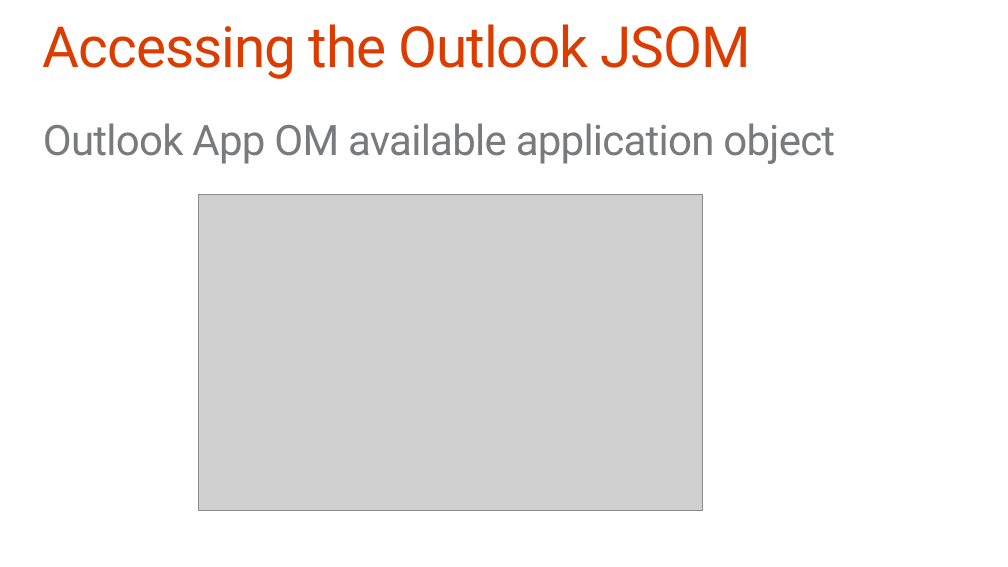
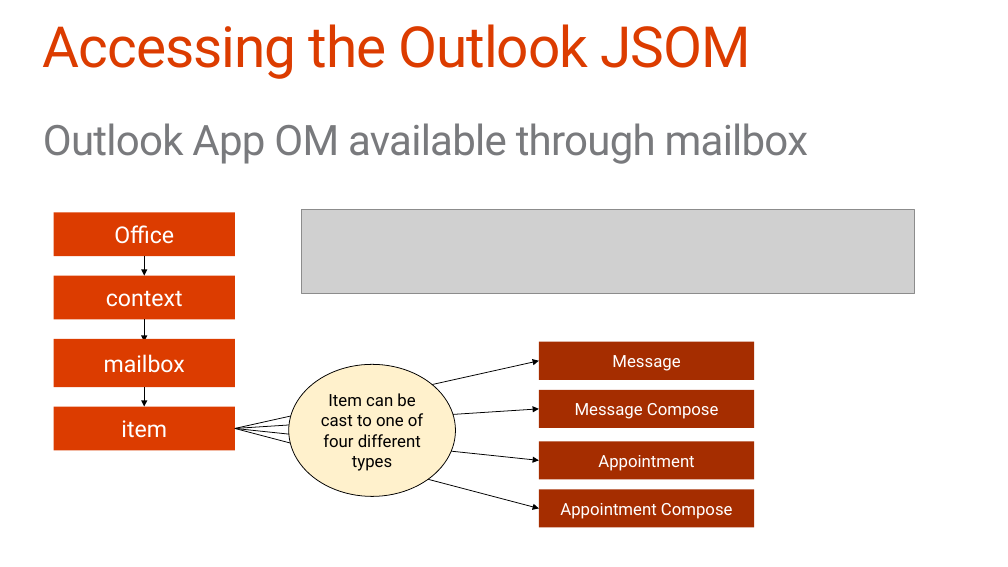
Before and after one commit to OfficeDev/TrainingContent, a slide deck: slide 22 of O3652-1 Deep Dive Apps for Office in Outlook/O3652-1 Deep Dive into Apps for Office in Outlook.pptx. Drawn at 1008x567 pixels with LibreOffice and Linux fonts; fonts in the diff are those of the drawing; grey boxes stand for pictures; background and template pictures are left out. Boxes give left, top, right and bottom in pixels: in the first picture for what was removed or moved away, otherwise in the second. Text is boxed around its words. In the diff, an @@ line names an element or a change of style, - is before the commit and + after.

Commit message:
O3652-1 deck

```diff
--- a/O3652-1 Deep Dive Apps for Office in Outlook/O3652-1 Deep Dive into Apps for Office in Outlook.pptx
+++ b/O3652-1 Deep Dive Apps for Office in Outlook/O3652-1 Deep Dive into Apps for Office in Outlook.pptx
@@ text at box(43, 123, 808, 164): text changed @@
-Outlook App OM available application object
+Outlook App OM available through mailbox
@@ picture removed at box(198, 194, 702, 510) @@
@@ picture added at box(302, 209, 914, 293) @@
@@ rectangle added at box(54, 212, 235, 256), fill #DC3C00, 22 pt, text #FFFFFF @@
+Office
@@ arrow added from (144, 256) to (144, 276), #000000 0.75 pt @@
@@ rectangle added at box(54, 276, 235, 320), fill #DC3C00, 22 pt, text #FFFFFF @@
+context
@@ arrow added from (144, 320) to (144, 342), #000000 0.75 pt @@
@@ rectangle added at box(54, 339, 235, 387), fill #DC3C00, 22 pt, text #FFFFFF @@
+mailbox
@@ rectangle added at box(539, 342, 755, 380), fill #A52D00, 16 pt, text #FFFFFF @@
+Message
@@ arrow added from (144, 387) to (144, 407), #000000 0.75 pt @@
@@ arrow added from (235, 429) to (539, 361), #000000 0.75 pt @@
@@ ellipse added at box(289, 364, 456, 497), fill #FFF1CC, outline #000000 0.75 pt, 16 pt, text #000000 @@
+Item can be cast to one of four different types
@@ rectangle added at box(54, 407, 235, 451), fill #DC3C00, 22 pt, text #FFFFFF @@
+item
@@ arrow added from (235, 429) to (539, 409), #000000 0.75 pt @@
@@ rectangle added at box(539, 390, 755, 428), fill #A52D00, 16 pt, text #FFFFFF @@
+Message Compose
@@ arrow added from (235, 429) to (539, 461), #000000 0.75 pt @@
@@ arrow added from (235, 429) to (539, 509), #000000 0.75 pt @@
@@ rectangle added at box(539, 442, 755, 479), fill #A52D00, 16 pt, text #FFFFFF @@
+Appointment
@@ rectangle added at box(539, 489, 755, 527), fill #A52D00, 16 pt, text #FFFFFF @@
+Appointment Compose
```
Also in this commit, not shown: 5 other slides changed, 1 slide added, 5 slides removed.
